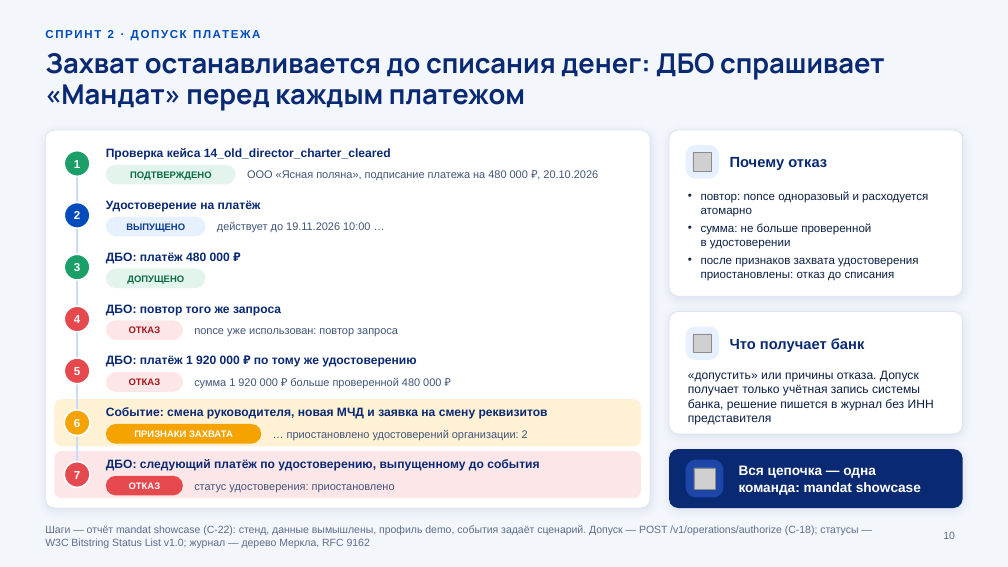
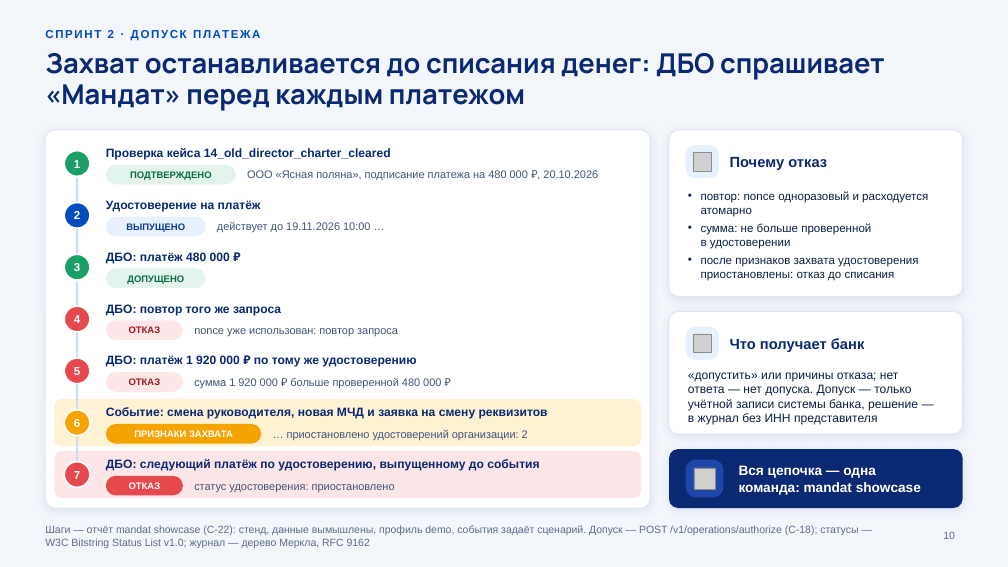
Before and after one commit to KonkovDV/Mandat, a slide deck: slide 10 of submission/slides/Mandat_VTB.pptx. Drawn at 1008x567 pixels with LibreOffice and Linux fonts; fonts in the diff are those of the drawing; grey boxes stand for pictures; background and template pictures are left out. Boxes give left, top, right and bottom in pixels: in the first picture for what was removed or moved away, otherwise in the second. Text is boxed around its words. In the diff, an @@ line names an element or a change of style, - is before the commit and + after.

```diff
--- a/submission/slides/Mandat_VTB.pptx
+++ b/submission/slides/Mandat_VTB.pptx
@@ text at <box>688,372,918,425</box>: text changed @@
-«допустить» или причины отказа. Допуск получает только учётная запись системы банка, решение пишется в журнал без ИНН представителя
+«допустить» или причины отказа; нет ответа — нет допуска. Допуск — только учётной записи системы банка, решение — в журнал без ИНН представителя
```
Also in this commit, not shown: 9 other slides changed, 31 other files.
